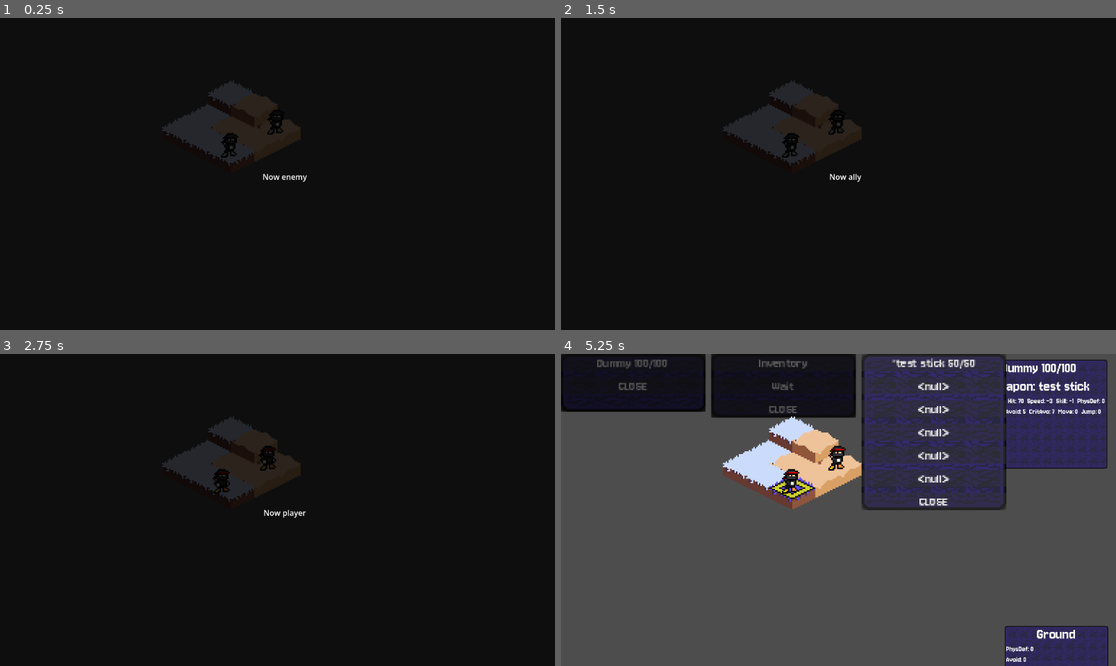
Above: before the commit, frames 1-4 (two rows, left to right).
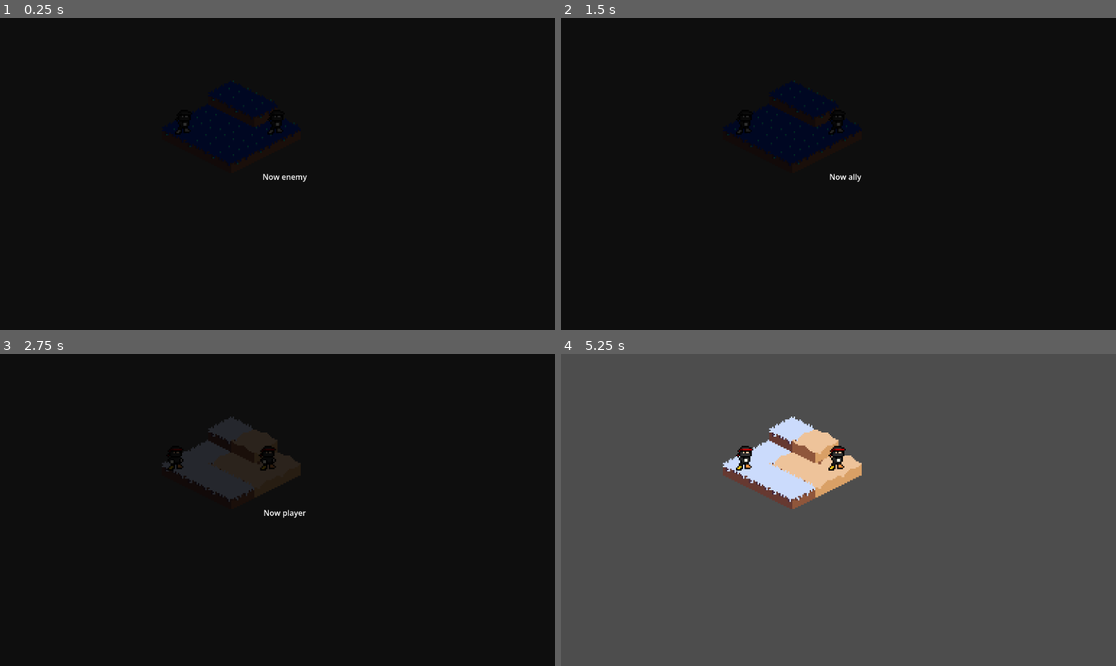
Above: after the commit, the same moments.

Repository: Puffe14/godot-breaker-srpg
Game: Godot game, scene res://nodes/main_gui.tscn
The game is run twice, just before and just after one commit, with the same random seed, the same clock (stepped at 60 frames per second) and the same inputs.
Inputs (mouse positions are in pixels of both pictures, inside the frame that each line leads up to):
- Up to frame 1 (0.25 s): no input
- Up to frame 2 (1.5 s): tap Enter at 0.5 s; move the mouse to (816, 139) at 0.52 s; tap Tab (deselect) at 0.6 s; click (816, 139) at 0.67 s; click (816, 139) at 1.35 s
- Up to frame 3 (2.75 s): tap Space at 2 s; move the mouse to (233, 488) at 2.02 s; tap Tab (deselect) at 2.1 s; click (233, 488) at 2.17 s
- Up to frame 4 (5.25 s): tap Enter at 2.75 s; move the mouse to (816, 475) at 2.77 s; click (816, 475) at 2.85 s; tap Space at 3.5 s; move the mouse to (794, 488) at 3.52 s; tap Tab (deselect) at 3.6 s; click (794, 488) at 3.67 s; click (633, 363) at 4.25 s, where only the run before the commit has a clickable "Dummy 100/100"; click (783, 363) at 5 s, where only the run before the commit has a clickable "Inventory"

The runs differ from the first frame. In frame 1, 2.9% of the frame differs, in the area x 29-55%, y 20-48%; in frame 2, 2.9%; in frame 3, 0.3%; in frame 4, 32%, in the area x 0-99%, y 0-100%.

Commit message:
Fixed tile duplication to create new occupiables.

Diff:
--- a/scripts/components/tiles/tile.gd
+++ b/scripts/components/tiles/tile.gd
@@ -12,6 +12,10 @@
 
 func copy() -> Tile:
 	var new_copy = self.duplicate()
+	if interactible:
+		new_copy.interactible = Interactible.new(interactible.loot, interactible.soul)
+	if occupiable:
+		new_copy.occupiable = Occupiable.new()##occupiable, interactible.soul)
 	return new_copy
 
 ## give new Vector3i position
--- a/scripts/ui/main_gui.gd
+++ b/scripts/ui/main_gui.gd
@@ -25,7 +25,6 @@
 var continue_process = true
 
 func _process(_delta):
-	map.set_tiles_in_nodes()
 	if not continue_process: return
 	if Input.is_action_just_pressed("deselect"):
 		game.deSelect()
@@ -38,13 +37,13 @@
 	if !game.selected.is_connected(on_selected):
 		game.selected.connect(on_selected)
 	# set the nodes and tiles
+	map.set_tiles_in_nodes()
 	connect_tile_nodes()
 	show_movement_range()
 	make_unit_nodes()
 	if game.queue.is_empty():
 		#print("turn of ",game.turn_of_dict[game.turnOf], " (",game.turnOf,")")
 		game.handle_turn()
-		map.set_tiles_in_nodes()
 		return
 	var current_action: Action = game.queue.pop_front()
 	if current_action:
@@ -59,7 +58,6 @@
 			free_children(menu_node)
 		await get_tree().create_timer(current_action.actLength).timeout
 		continue_process = true
-	map.set_tiles_in_nodes()
 
 ### UNIT NODE HANDLING ###
 
--- a/scripts/ui/map_node.gd
+++ b/scripts/ui/map_node.gd
@@ -45,6 +45,7 @@
 		#tile_node.tile = tile
 		#tile.show_move.connect(tile_node.show_move_sprite)
 		#tile_node._ready()
+	pass
 
 func draw_tiles(dir: Direction = Direction.UP):
 	var translated: Vector2i = Vector2i(1,1)
